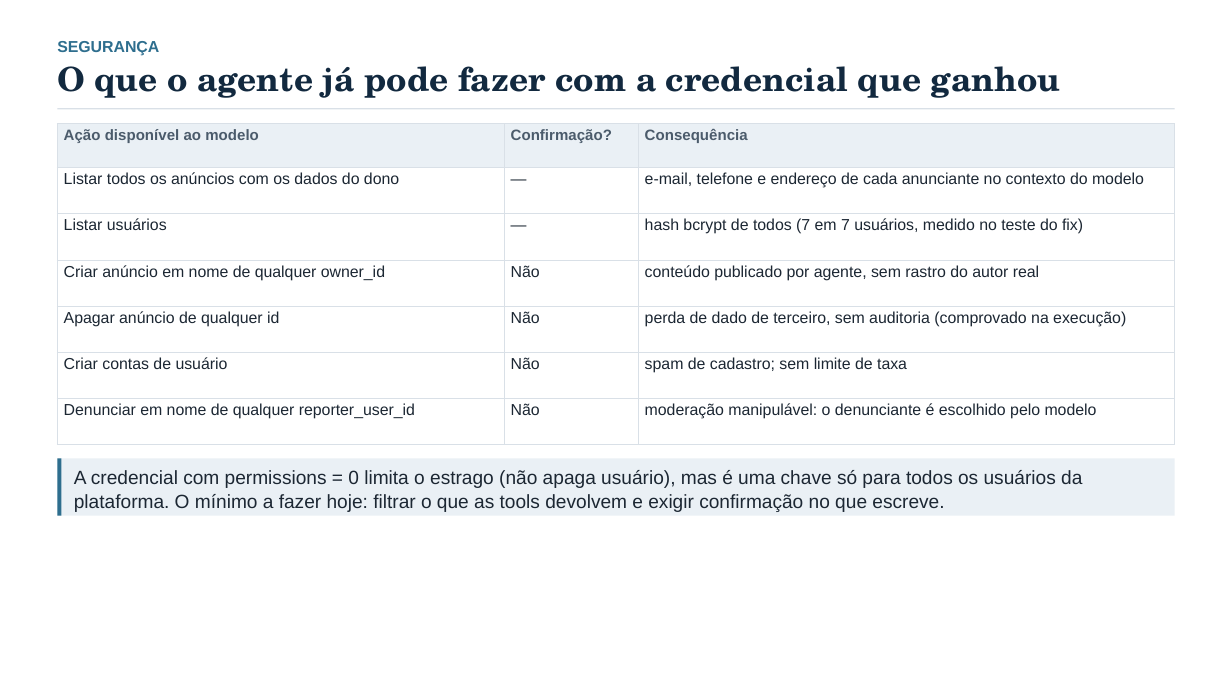
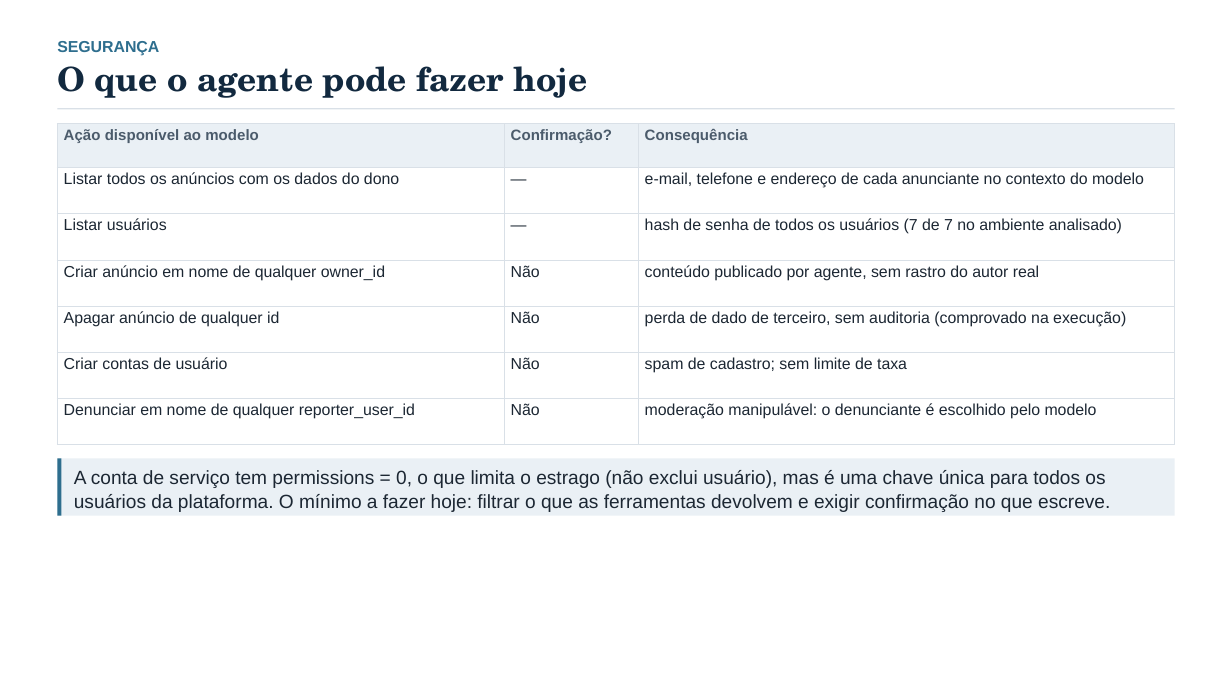
Before and after one commit to edu-correia/project-mcp-pet-adoption, a slide deck: slide 12 of docs/apresentacao-analise-pethouse-mcp.pptx (slide 13 before the commit). Drawn at 1232x693 pixels with LibreOffice and Linux fonts; fonts in the diff are those of the drawing. Boxes give left, top, right and bottom in pixels: in the first picture for what was removed or moved away, otherwise in the second. Text is boxed around its words. In the diff, an @@ line names an element or a change of style, - is before the commit and + after.

Commit message:
docs: apresenta a analise da solucao no estado atual (15 slides, sem antes/depois)
- deck reescrito: numeros e tese, arquitetura da ponte, inventario das 12 tools,
  metodo de verificacao, casos de uso, demo, tres insucessos e seguranca
- removidas as referencias a correcao/versao anterior: o material descreve o
  sistema como ele e (publico nao tem contexto de mudanca)
- roteiro de falas refeito para 4 pessoas sobre os 15 slides

```diff
--- a/docs/apresentacao-analise-pethouse-mcp.pptx
+++ b/docs/apresentacao-analise-pethouse-mcp.pptx
@@ text at [57,66,588,98]: text changed @@
-O que o agente já pode fazer com a credencial que ganhou
+O que o agente pode fazer hoje
@@ table at [57,124,1175,445] @@
-row 3, column 3: hash bcrypt de todos (7 em 7 usuários, medido no teste do fix)
+row 3, column 3: hash de senha de todos os usuários (7 de 7 no ambiente analisado)
@@ text at [74,470,1110,512]: text changed @@
-A credencial com permissions = 0 limita o estrago (não apaga usuário), mas é uma chave só para todos os usuários da plataforma. O mínimo a fazer hoje: filtrar o que as tools devolvem e exigir confirmação no que escreve.
+A conta de serviço tem permissions = 0, o que limita o estrago (não exclui usuário), mas é uma chave única para todos os usuários da plataforma. O mínimo a fazer hoje: filtrar o que as ferramentas devolvem e exigir confirmação no que escreve.
```
Also in this commit, not shown: 14 other slides changed, 1 slide removed, 4 other files.
